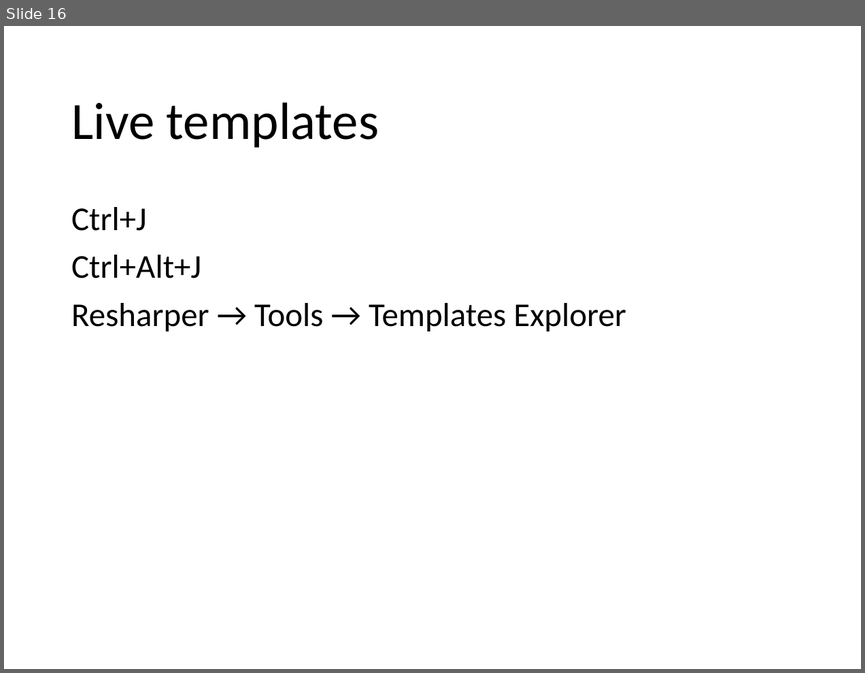
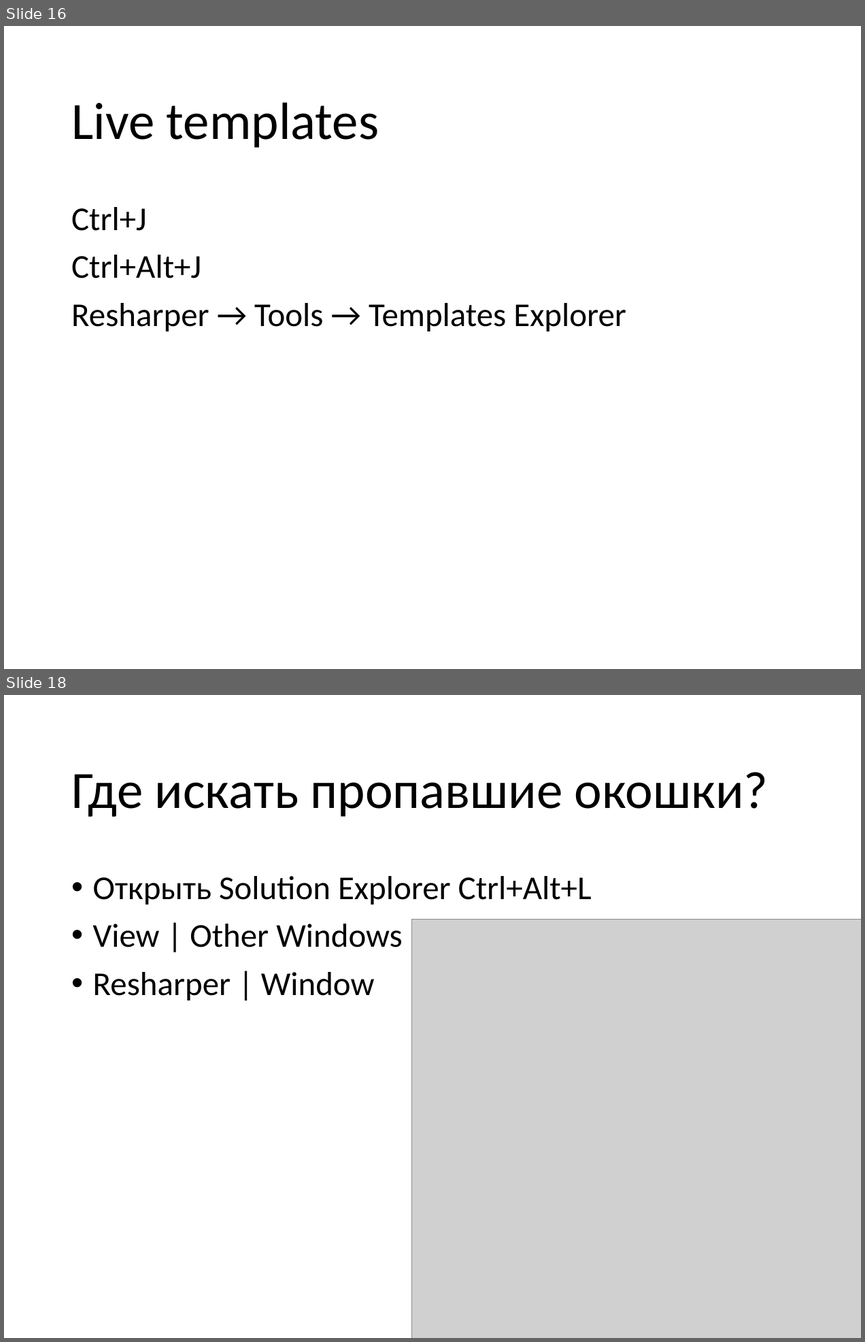
Before and after one commit to chokayes/internship-2015, a slide deck: Tools.pptx. Shown one above the other, each under a label of ours: slide 16 before the commit, slides 16 and 18 after it; the slides between them are not shown. The pictures are 865x673 and 865x1342 pixels, drawn with LibreOffice and Linux fonts; fonts in the diff are those of the drawing; grey boxes stand for pictures. Boxes give left, top, right and bottom in pixels: in the first picture for what was removed or moved away, otherwise in the second. Text is boxed around its words. In the diff, an @@ line names an element or a change of style, - is before the commit and + after.

```diff
--- a/Tools.pptx
+++ b/Tools.pptx
@@ slide 18 added at <box>4,695,861,1338</box>, background #FFFFFF @@
@@ title added at <box>71,772,768,817</box>, 44 pt, text #000000 @@
+Где искать пропавшие окошки?
@@ text added at <box>93,876,592,1000</box>, 28 pt, text #000000 @@
+• Открыть Solution Explorer Ctrl+Alt+L
+• View | Other Windows
+• Resharper | Window
@@ picture added at <box>412,919,861,1338</box> @@
```
Also in this commit, not shown: 1 slide changed, 7 other slides added.
